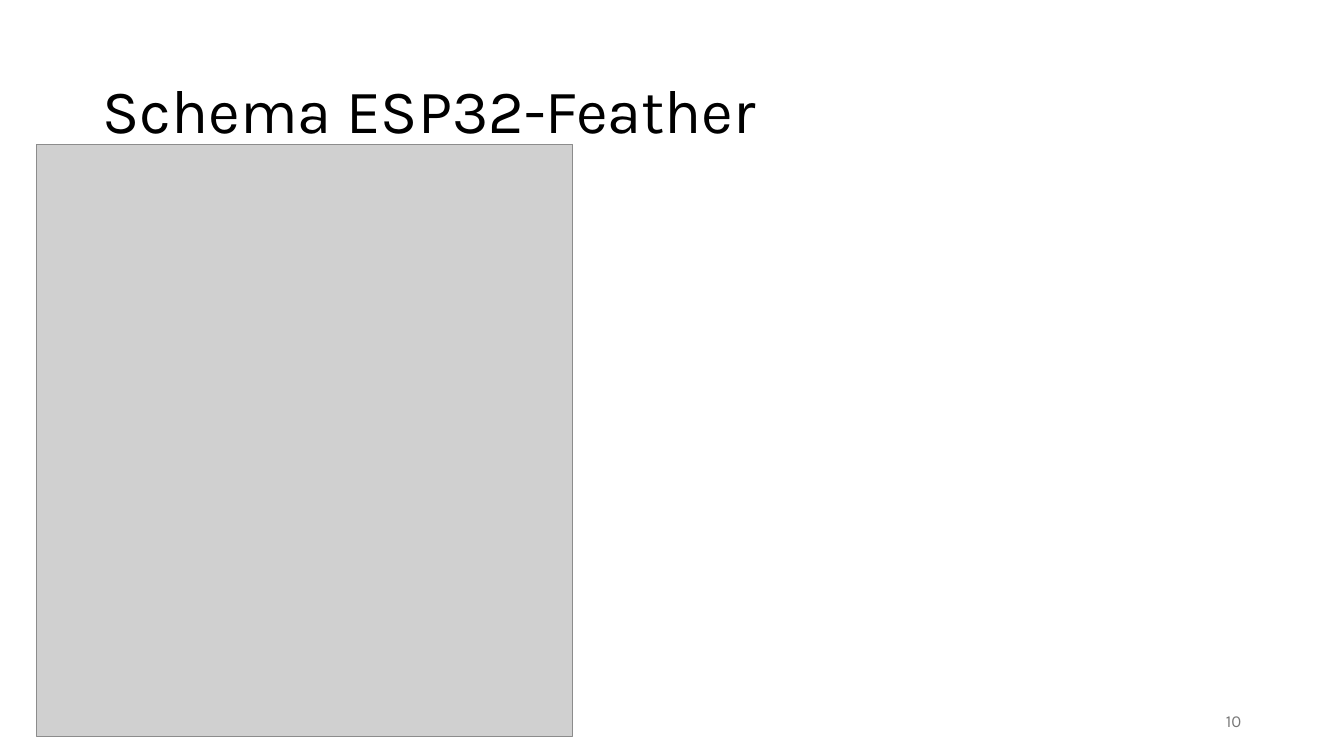
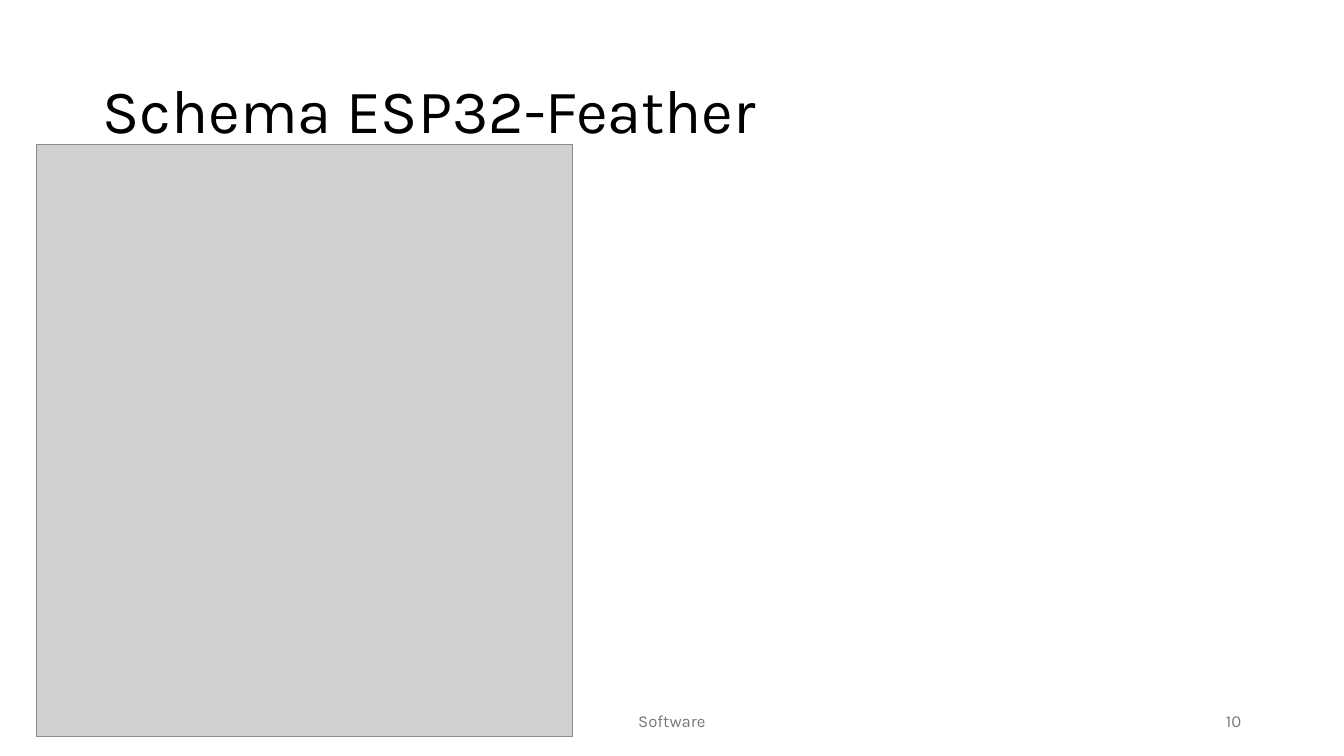
Before and after one commit to Nowie69/Eindproject-Robot-6ICW, a slide deck: slide 10 of Robot met mecanum wheels.pptx. Drawn at 1344x756 pixels with LibreOffice and Linux fonts; fonts in the diff are those of the drawing; grey boxes stand for pictures. Boxes give left, top, right and bottom in pixels: in the first picture for what was removed or moved away, otherwise in the second. Text is boxed around its words. In the diff, an @@ line names an element or a change of style, - is before the commit and + after.

```diff
--- a/Robot met mecanum wheels.pptx
+++ b/Robot met mecanum wheels.pptx
@@ text added at (638, 715, 705, 727), 12 pt, text #797979 @@
+Software
```
Also in this commit, not shown: 2 other slides changed, 6 slides added.
